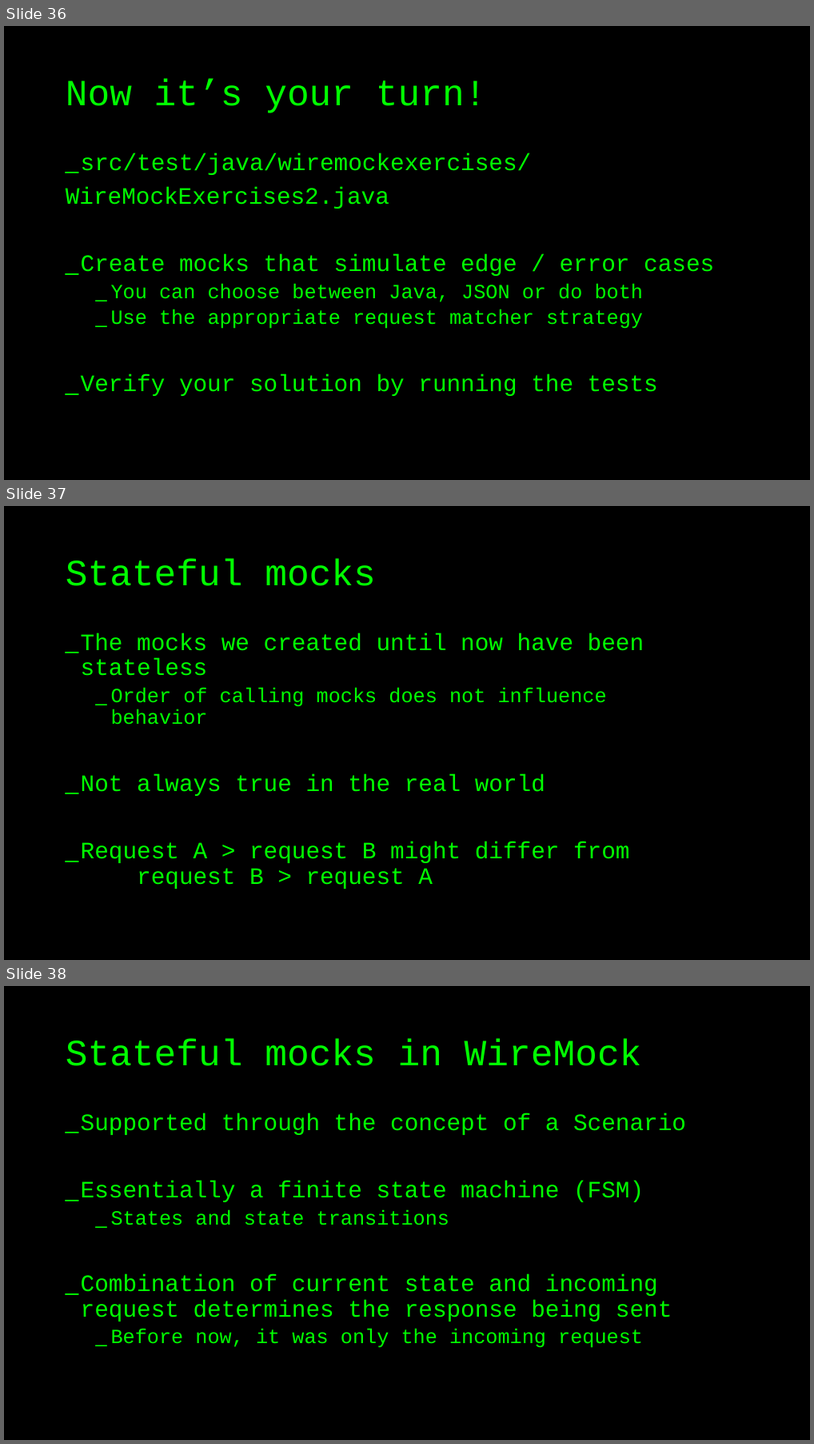
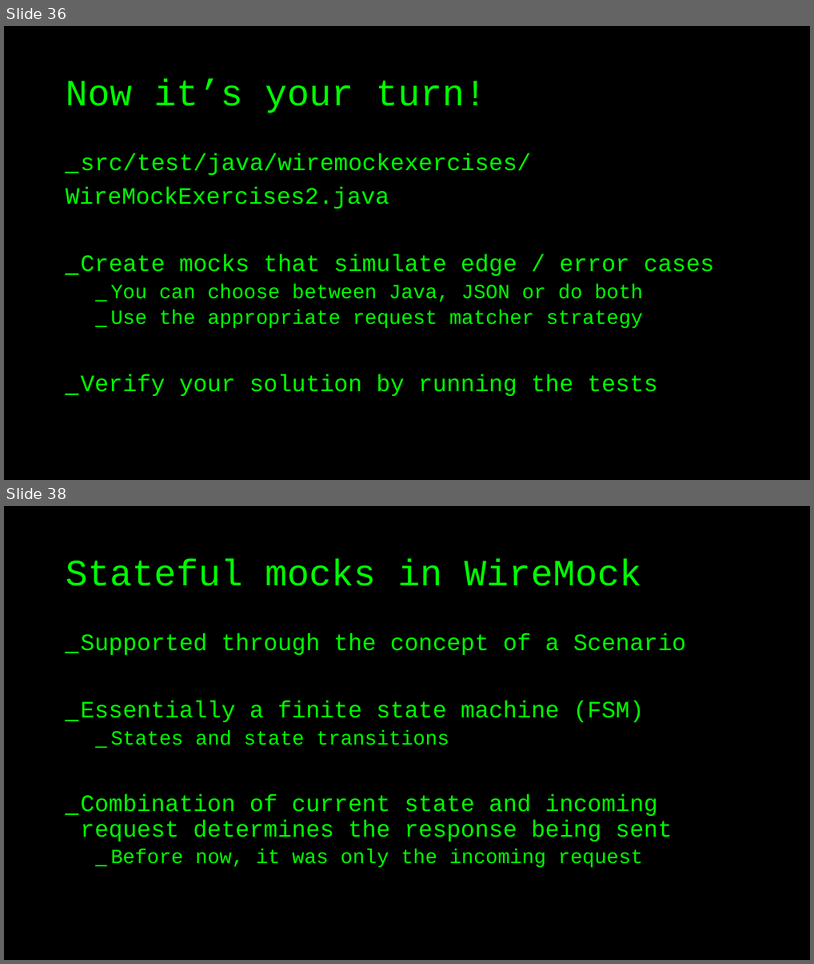
Before and after one commit to basdijkstra/wiremock-workshop, a slide deck: wiremock_workshop.pptx. Shown one above the other, each under a label of ours: slides 36, 37 and 38 before the commit, slides 36 and 38 after it; the slides between them are not shown. The pictures are 814x1444 and 814x964 pixels, drawn with LibreOffice and Linux fonts; fonts in the diff are those of the drawing. Boxes give left, top, right and bottom in pixels: in the first picture for what was removed or moved away, otherwise in the second. Text is boxed around its words. In the diff, an @@ line names an element or a change of style, - is before the commit and + after.

```diff
--- a/wiremock_workshop.pptx
+++ b/wiremock_workshop.pptx
@@ slide 37 removed at box(4, 506, 810, 960), background #000000 @@
@@ title removed at box(66, 560, 376, 586) @@
-Stateful mocks
@@ text removed at box(81, 633, 644, 888) @@
-_ The mocks we created until now have been stateless
-  _ Order of calling mocks does not influence behavior
-_ Not always true in the real world
-_ Request A > request B might differ from request B > request A
```
Also in this commit, not shown: 2 slides changed, 2 slides added, 13 other files.
